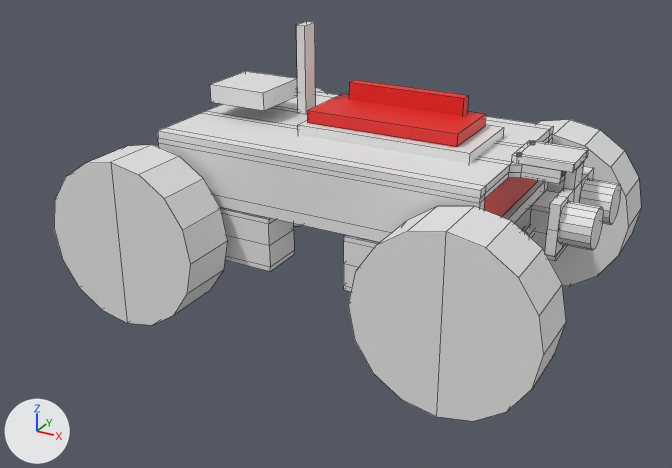
Two versions of the Blender file ruminative-panda-prints/Overview.blend, one commit apart.
Before and after are seen from a camera (50 mm lens) standing at (0.171, -0.33, 0.118) and looking at (-0.002, -0.014, -0.04). Every picture has the same lights, and +X, +Y and +Z are marked at lower left. Mesh edges are drawn as thin lines.

Objects in the first picture: 'Base', 'Battery reference', 'Control + camera tower', 'Cube', 'Raspberry reference', 'Sonar', 'Wheel reference', 'Wheel reference.001', 'Wheel reference.002', 'Wheel reference.003'.
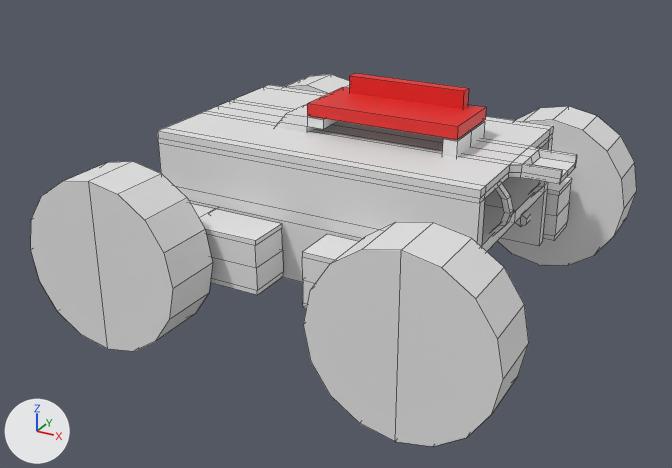
ob_wheel_anchor is not drawn itself; it is used by a modifier of ob_wheel_reference.

The change in detail:
me_cube_004 is used by ob_base; location (0.0, 0.0, -0.0115).
me_cube_004 had 86 vertices, 86 faces and spanned x -0.07..0.089, y -0.042..0.042, z -0.014..0.014.
me_cube_004 now has 123 vertices, 107 faces and spans x -0.07..0.089, y 0.0..0.042, z -0.039..0.021.
me_cube_004 part 1: a new loose piece, a box spanning x 0.0442..0.0502, y 0.0..0.0146, z 0.0084..0.0206.
me_cube_004 part 2: a new loose piece of 20 vertices spanning x 0.068..0.076, y 0.021..0.025, z -0.011..0.01.
me_cube_004 part 3: a new loose piece of 16 vertices spanning x -0.036..-0.008, y 0.0..0.015, z 0.008..0.021.
me_cube_004 part 4: 4 vertices moved from x -0.07..0.075, y -0.012..-0.009, z 0.009..0.011 to x -0.066..0.075, y 0.0..0.012, z 0.009..0.011; 39 vertices removed from x -0.07..0.089, y -0.042..-0.009, z -0.014..0.014; 28 vertices added at x -0.07..0.089, y 0.0..0.037, z -0.014..0.014.
me_cube_004 part 5: 4 vertices added at x -0.07..0.07, y 0.037..0.042, z -0.039.
Object 'Raspberry reference' (ob_raspberry_reference) moves from (0.0176, 0.0, 0.0093) to (0.0176, 0.0, 0.0122).
Object 'Battery reference' (ob_battery_reference) is now hidden.
Object 'Base' (ob_base) gains a MIRROR modifier named 'Mirror'.
Modifier setting: use_axis = (False, True, False).
Modifier setting: use_clip = True.
Object 'Wheel reference' (ob_wheel_reference) moves from (0.0493, -0.0331, -0.0377) to (0.0428, -0.0531, -0.0377).
Object 'Wheel reference' (ob_wheel_reference) gains a MIRROR modifier named 'Mirror'.
Modifier setting: mirror_object = ob_wheel_anchor.
Object 'Wheel reference' (ob_wheel_reference) gains a MIRROR modifier named 'Mirror.001'.
Modifier setting: use_axis = (False, True, False).
Modifier setting: mirror_object = ob_wheel_anchor.
Object 'Wheel reference.001' (ob_wheel_reference_001) is deleted.
Object 'Wheel reference.002' (ob_wheel_reference_002) is deleted.
Object 'Wheel reference.003' (ob_wheel_reference_003) is deleted.
Object 'Sonar' (ob_sonar) is now hidden.
Object 'Control + camera tower' (ob_control___camera_tower) is now hidden.
Object 'Cube' (ob_cube) is now hidden.
Object 'Wheel Anchor' (ob_wheel_anchor) is new.
Its location is (0.0, 0.0, -0.0377).
It is now shown.

Location of each change, [x1, y1, x2, y2] in pixels of the pictures (672 x 468 px; the box of a moved part takes in the faces that stretch with it):
'Wheel reference', moved, modifiers changed, reshaped (172% wider, 73% taller): before [344, 206, 566, 421]; after [31, 74, 637, 447]
'Base', reshaped, modifiers changed (29% taller): before [158, 89, 565, 242]; after [158, 85, 577, 282]
'Wheel reference.001', deleted: before [54, 145, 294, 325]
'Raspberry reference', moved: before [307, 80, 486, 147]; after [307, 73, 486, 140]
'Wheel reference.002', deleted: before [515, 120, 641, 286]
'Sonar', hidden: before [512, 140, 621, 256]
'Control + camera tower', hidden: before [297, 21, 504, 164]
'Cube', hidden: before [210, 71, 298, 111]
'Battery reference', hidden: before [484, 177, 538, 217]
'Wheel reference.003', deleted: before [294, 84, 326, 226]
part 1 of me_cube_004, added: after [442, 121, 485, 158]
part 2 of me_cube_004, added: after [491, 148, 546, 235]
part 3 of me_cube_004, added: after [276, 97, 337, 133]
part 4 of me_cube_004, moved or reshaped: before [158, 104, 565, 242]; after [210, 101, 575, 251]
part 5 of me_cube_004, added: after [189, 190, 547, 282]
